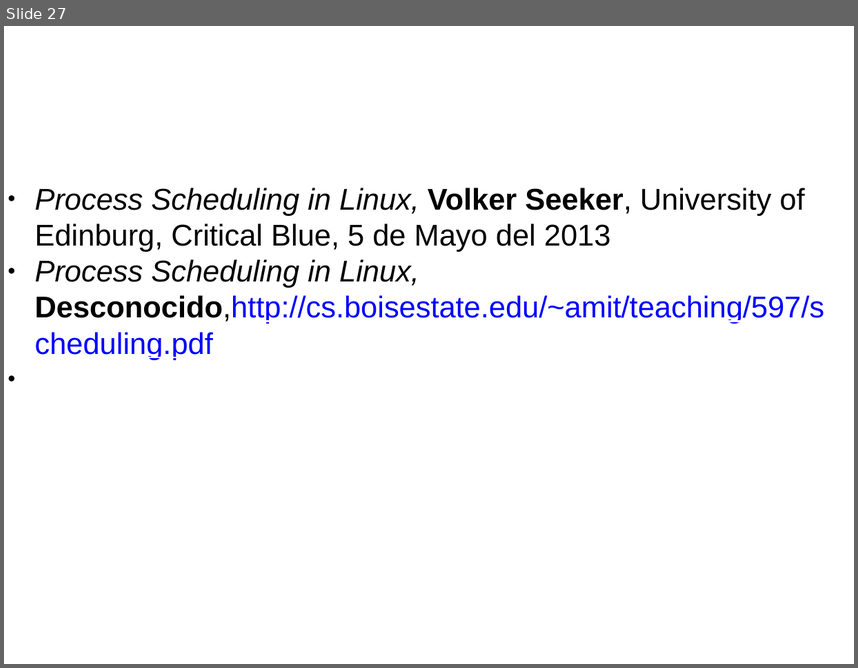
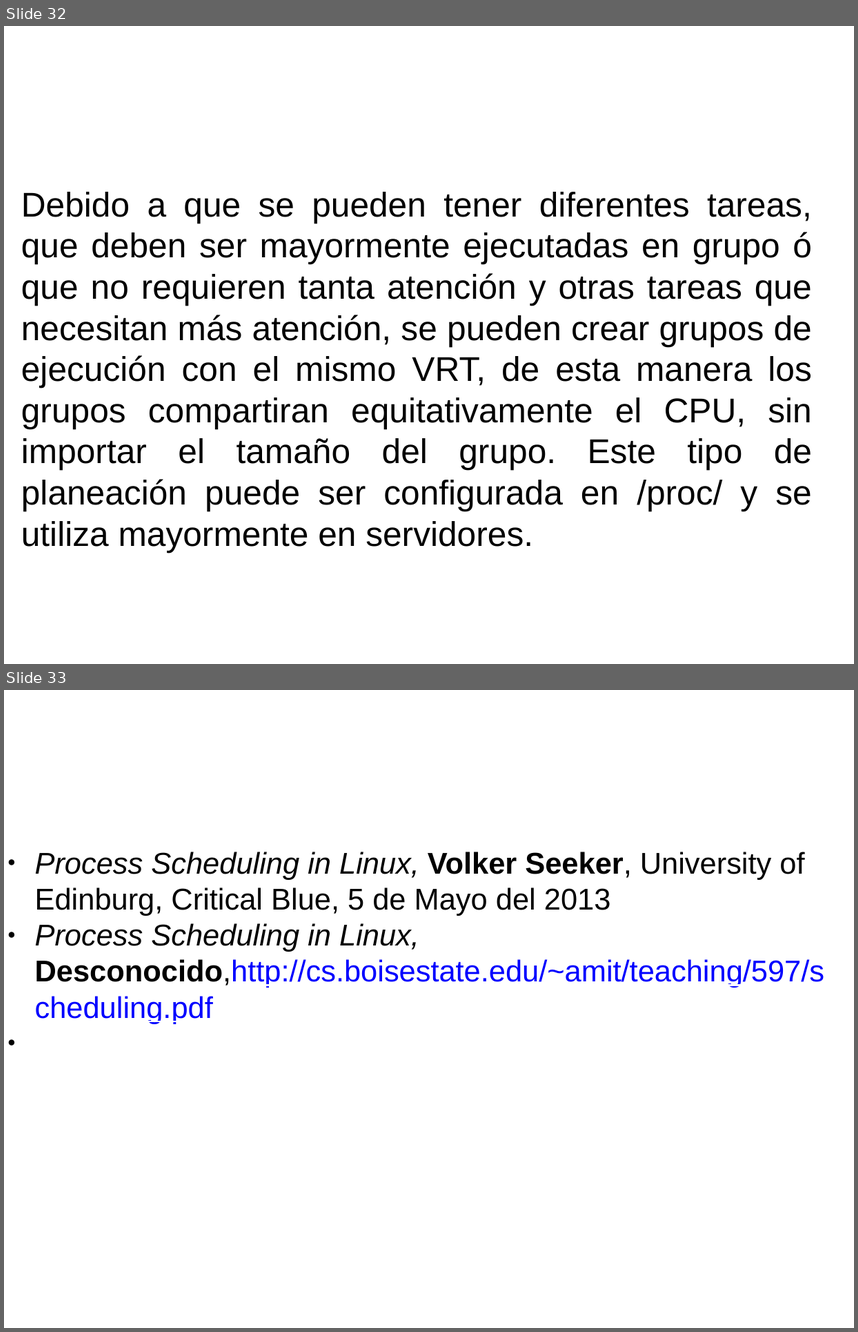
Before and after one commit to gwolf/clase-sistop-2017-01, a slide deck: exposiciones/planificadorCFS/planificadorCFS.pptx. Shown one above the other, each under a label of ours: slide 27 before the commit, slides 32 and 33 after it. The pictures are 858x668 and 858x1332 pixels, drawn with LibreOffice and Linux fonts; fonts in the diff are those of the drawing; background and template pictures are left out. Boxes give left, top, right and bottom in pixels: in the first picture for what was removed or moved away, otherwise in the second. Text is boxed around its words. In the diff, an @@ line names an element or a change of style, - is before the commit and + after.

```diff
--- a/exposiciones/planificadorCFS/planificadorCFS.pptx
+++ b/exposiciones/planificadorCFS/planificadorCFS.pptx
@@ slide 32 added at (4,26,854,664), background #FFFFFF @@
@@ text added at (21,192,812,552), 32 pt, text #000000 @@
+Debido a que se pueden tener diferentes tareas, que deben ser mayormente ejecutadas en grupo ó que no requieren tanta atención y otras tareas que necesitan más atención, se pueden crear grupos de ejecución con el mismo VRT, de esta manera los grupos compartiran equitativamente el CPU, sin importar el tamaño del grupo. Este tipo de planeación puede ser configurada en /proc/ y se utiliza mayormente en servidores.
@@ text added at (21,321,764,511), 40 pt, text #FFFFFF @@
+5.4 Grupos justos de planeación
@@ what was slide 27 is now slide 33 @@
```
Also in this commit, not shown: 5 other slides added.
